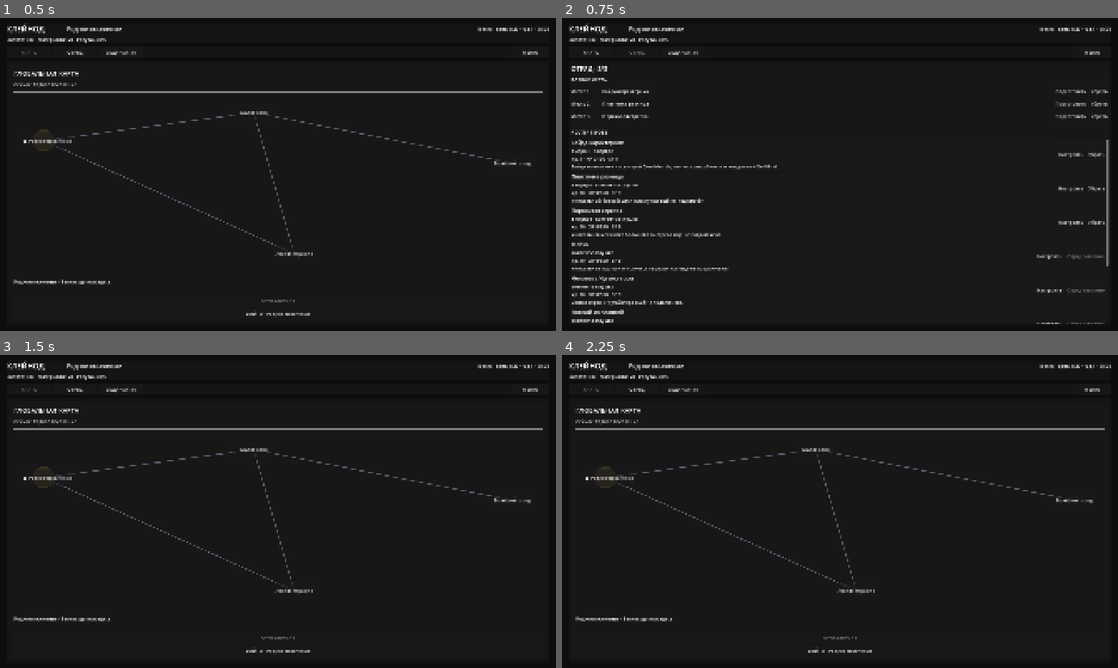
Above: before the commit, frames 1-4 (two rows, left to right).
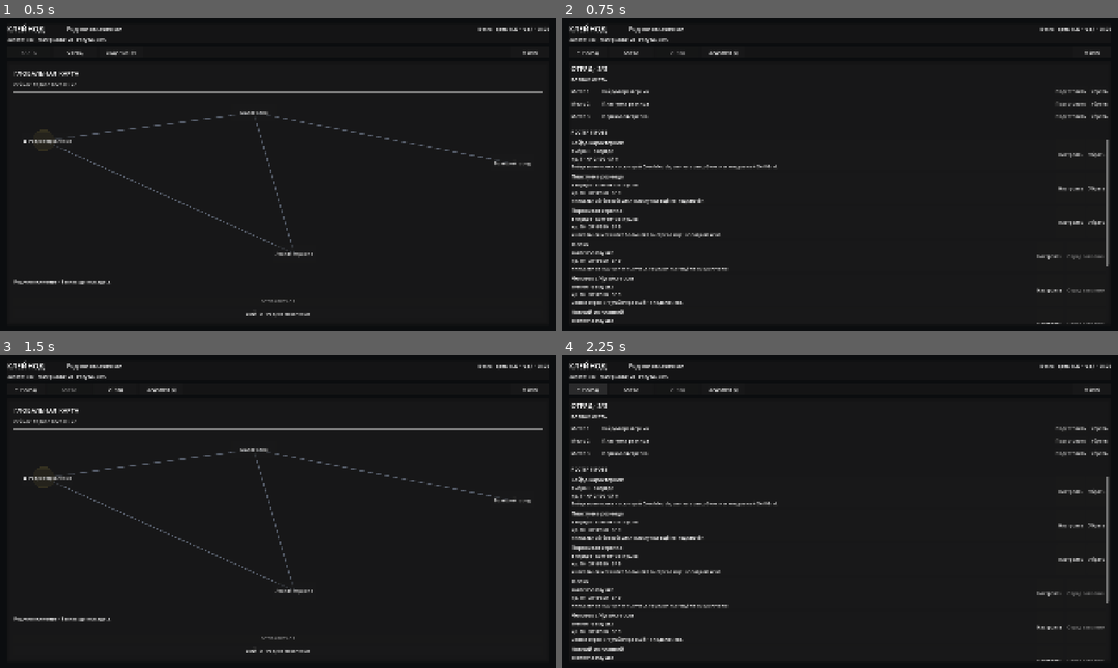
Above: after the commit, the same moments.

Repository: DanilNikolin/kleynod-steppe-frontier
Game: Godot game, scene res://scenes/campaign/campaign_sandbox.tscn
Two runs of this game, one before a commit and one after it. Both use one fixed random seed, a clock stepped at 60 frames per second and the inputs below.
Inputs (mouse positions are in pixels of both pictures, inside the frame that each line leads up to):
- Up to frame 1 (0.5 s): no input
- Up to frame 2 (0.75 s): click "ОТРЯД" at 0.5 s
- Up to frame 3 (1.5 s): click "КАРТА" at 1.25 s
- Up to frame 4 (2.25 s): click (589, 389) at 2 s, where only the run after the commit has a clickable "← НАЗАД"

Frame 1 is identical in both runs. In frame 2, 0.2% of the frame differs, in the area x 2-32%, y 10-12%; in frame 3, 0.2%; in frame 4, 5.8%, in the area x 1-99%, y 10-98%.

Commit message:
fix(campaign): preserve full navigation history across shell sections

Diff:
--- a/scenes/campaign/campaign_sandbox.gd
+++ b/scenes/campaign/campaign_sandbox.gd
@@ -474,19 +474,13 @@
 	if target_view == _current_view:
 		return
 
-	## Локальная локация — contextual view.
-	## Если из неё открыли глобальную вкладку,
-	## можно вернуться назад ровно в неё.
-	if _current_view == View.LOCAL_LOCATION:
-		_push_current_view()
-
-	else:
-		## Между обычными глобальными вкладками
-		## back-history не накапливаем.
-		_view_stack.clear()
-
+	## Верхняя навигация не уничтожает контекст.
+	## Текущий экран становится предыдущим,
+	## поэтому игрок может пройти назад
+	## ровно по той цепочке, по которой пришёл.
 	_show_view(
-		target_view
+		target_view,
+		true
 	)
 
 
